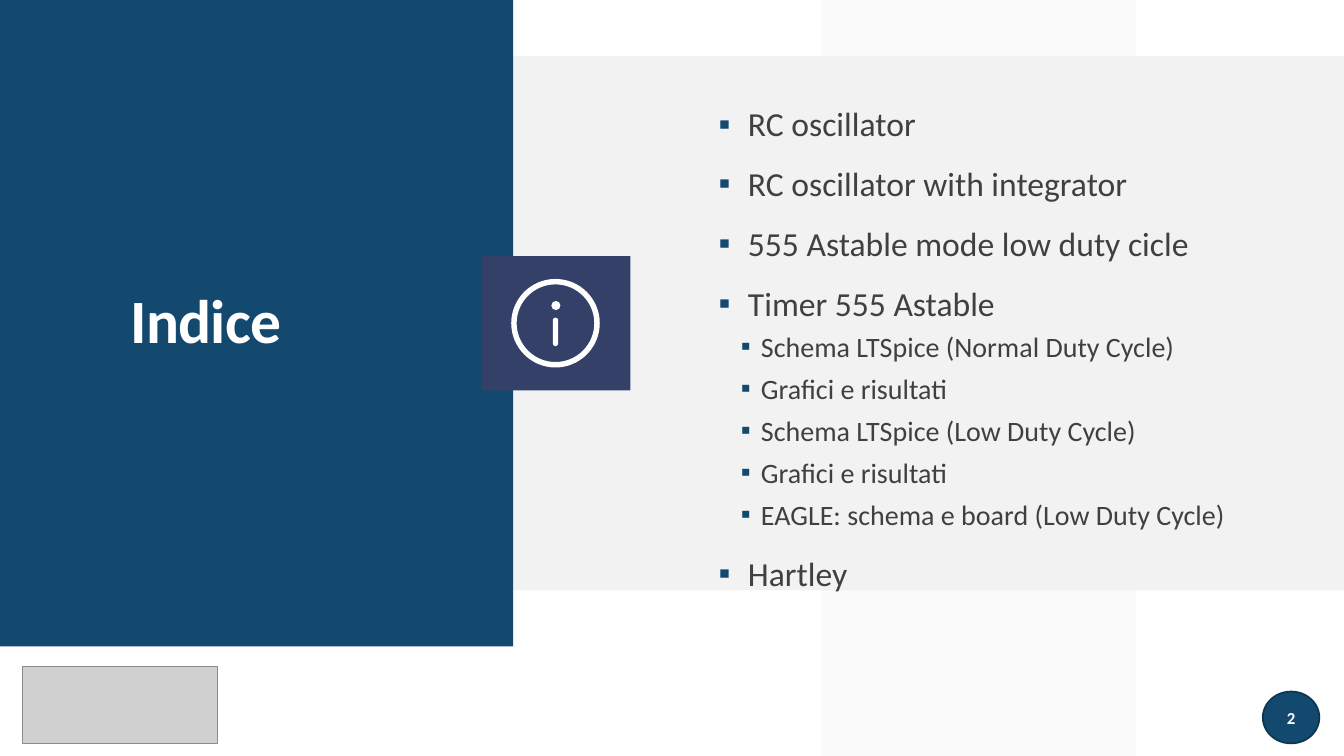
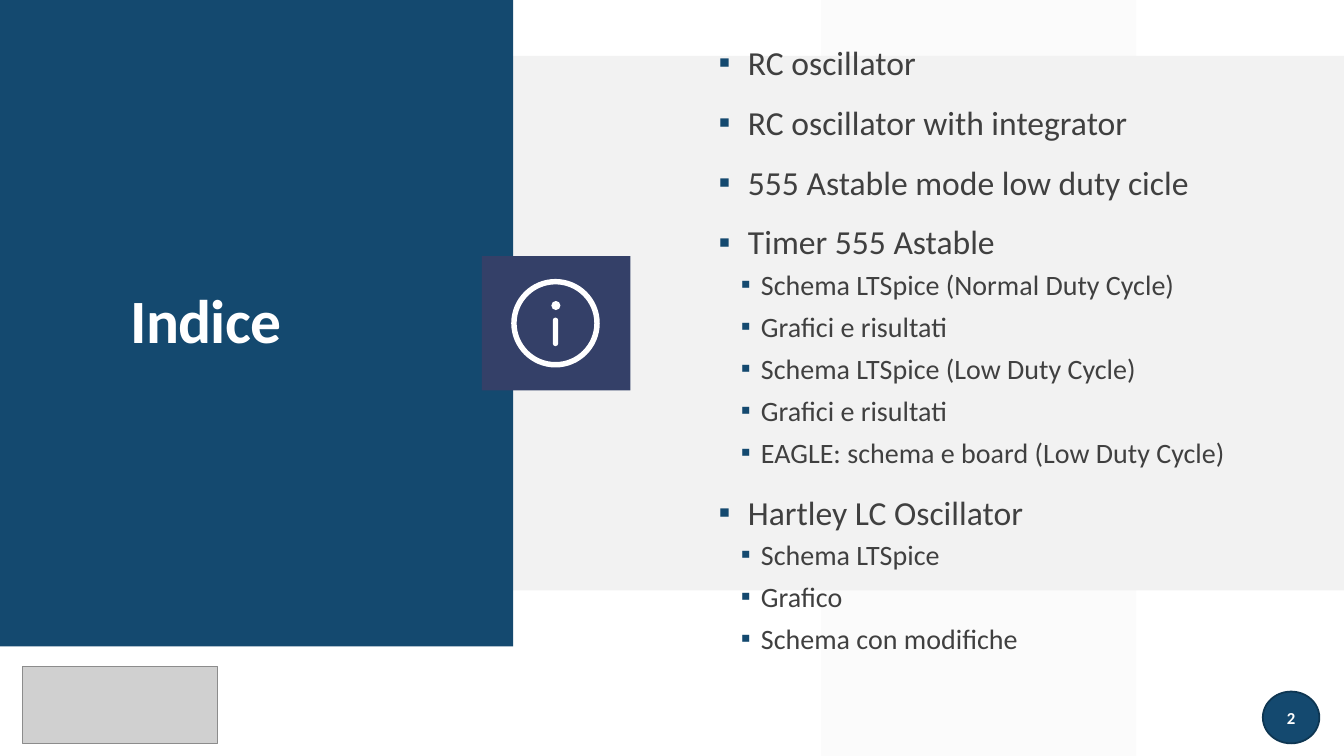
Before and after one commit to greco-salvatore/LTSpice, a slide deck: slide 2 of presentazione/presentazione.pptx. Drawn at 1344x756 pixels with LibreOffice and Linux fonts; fonts in the diff are those of the drawing; grey boxes stand for pictures. Boxes give left, top, right and bottom in pixels: in the first picture for what was removed or moved away, otherwise in the second. Text is boxed around its words. In the diff, an @@ line names an element or a change of style, - is before the commit and + after.

```diff
--- a/presentazione/presentazione.pptx
+++ b/presentazione/presentazione.pptx
@@ text at bbox=[748, 501, 1023, 649]: text changed; size 24 to 20 pt @@
-▪ Hartley
+▪ Hartley LC Oscillator
+  ▪ Schema LTSpice
+  ▪ Grafico
+  ▪ Schema con modifiche
```
Also in this commit, not shown: 4 slides added.
